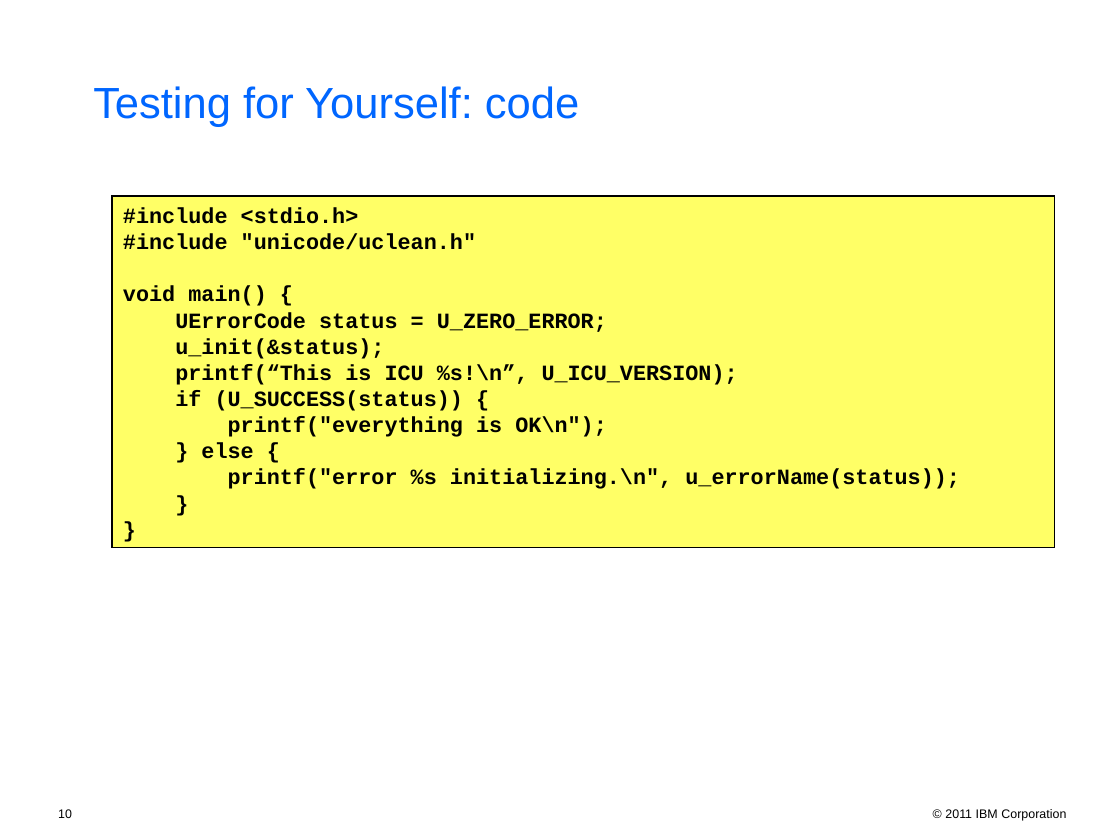
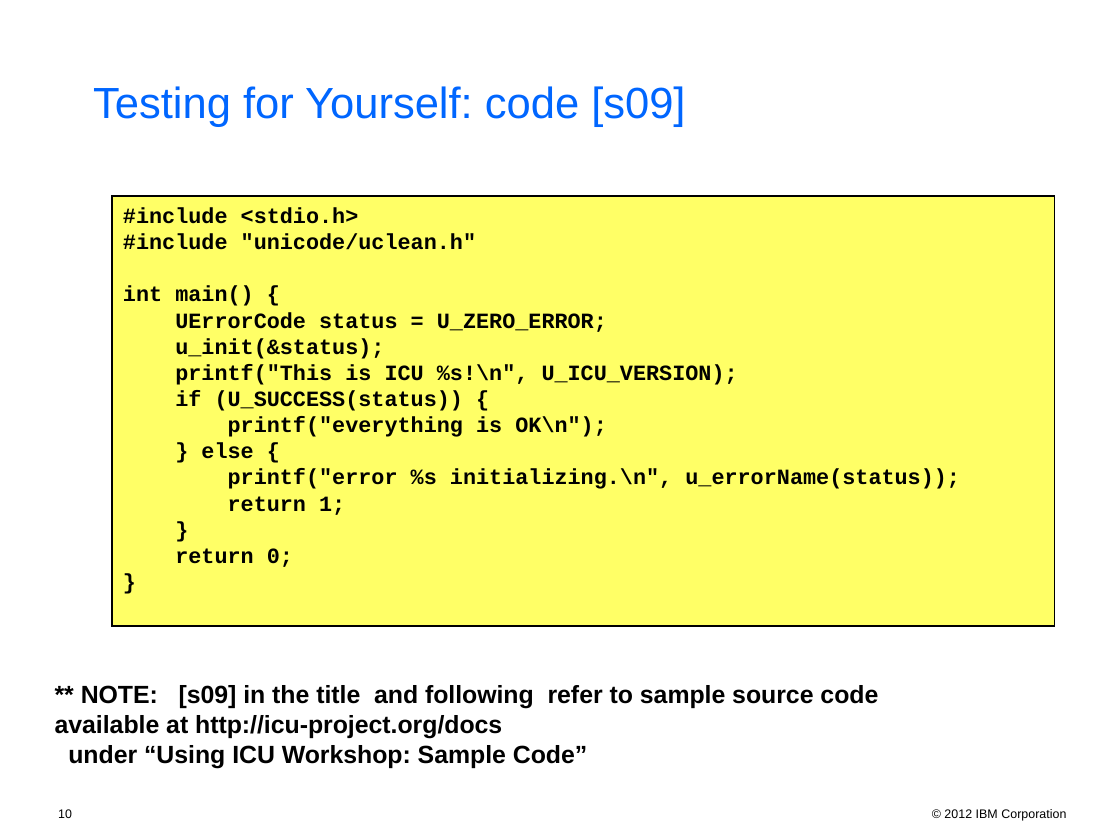
Before and after one commit to unicode-org/icu-docs, a slide deck: slide 10 of docs/pres/icu_workshop.ppt. Drawn at 1120x840 pixels with LibreOffice and Linux fonts; fonts in the diff are those of the drawing; background and template pictures are left out. Boxes give left, top, right and bottom in pixels: in the first picture for what was removed or moved away, otherwise in the second. Text is boxed around its words. In the diff, an @@ line names an element or a change of style, - is before the commit and + after.

```diff
--- a/docs/pres/icu_workshop.ppt
+++ b/docs/pres/icu_workshop.ppt
@@ text at [93, 86, 685, 127]: text changed @@
-Testing for Yourself: code
+Testing for Yourself: code [s09]
@@ rectangle "#include <stdio.h>": place and size @@
-rectangle "#include <stdio.h>" at [112, 196, 1055, 548]
+rectangle "#include <stdio.h>" at [112, 196, 1055, 626]
@@ text in rectangle at [123, 286, 254, 306]: text changed @@
-void main() {
+int main() {
@@ text in rectangle at [175, 364, 738, 385]: text changed @@
-printf(“This is ICU %s!\n”, U_ICU_VERSION);
+printf("This is ICU %s!\n", U_ICU_VERSION);
@@ text in rectangle at [228, 496, 345, 515]: paragraph added @@
+return 1;
@@ text in rectangle at [175, 548, 293, 567]: paragraph added @@
+return 0;
@@ text added at [55, 685, 878, 769], 16 pt, text #000000, bold @@
+** NOTE: [s09] in the title and following refer to sample source code
+available at http://icu-project.org/docs
+under “Using ICU Workshop: Sample Code”
@@ text at [944, 809, 1066, 821]: text changed @@
-© 2011 IBM Corporation
+© 2012 IBM Corporation
```
Also in this commit, not shown: 56 other slides changed, 1 slide added, 2 slides removed, 2 other files.
